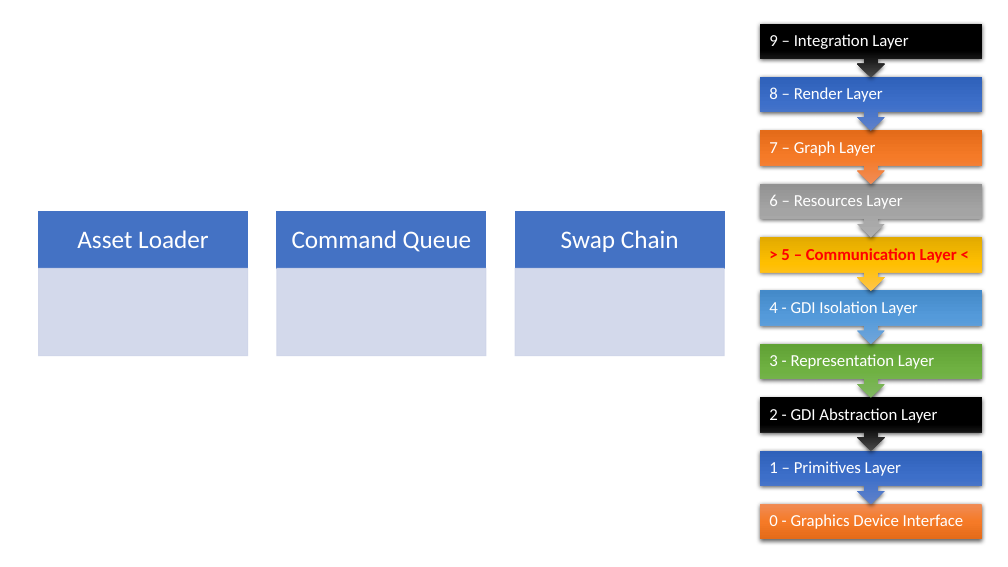
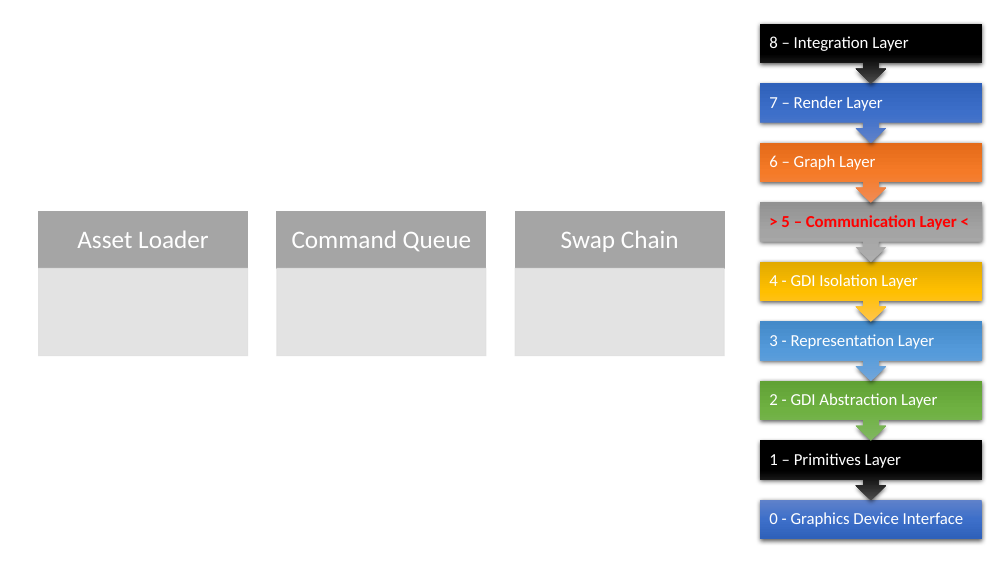
Before and after one commit to pawel-kaleta/FoolsEngine, a slide deck: slide 7 of Documentation/Rendering Architecture.pptx. Drawn at 1008x567 pixels with LibreOffice and Linux fonts; fonts in the diff are those of the drawing. Boxes give left, top, right and bottom in pixels: in the first picture for what was removed or moved away, otherwise in the second. Text is boxed around its words. In the diff, an @@ line names an element or a change of style, - is before the commit and + after.

```diff
--- a/Documentation/Rendering Architecture.pptx
+++ b/Documentation/Rendering Architecture.pptx
@@ up arrow callout: place and size @@
-up arrow callout at [760,23,982,77]
+up arrow callout at [760,23,982,83]
@@ text at [769,36,908,51]: text changed @@
-9 – Integration Layer
+8 – Integration Layer
@@ up arrow callout: place and size @@
-up arrow callout at [760,77,982,131]
+up arrow callout at [760,83,982,143]
@@ text at [769,96,882,111]: text changed @@
-8 – Render Layer
+7 – Render Layer
@@ up arrow callout: place and size @@
-up arrow callout at [760,130,982,184]
+up arrow callout at [760,143,982,203]
@@ text at [769,155,875,170]: text changed @@
-7 – Graph Layer
+6 – Graph Layer
@@ text "> 5 – Communication Layer ...": place and size @@
-text "> 5 – Communication Layer ..." at [781,248,957,263]
+text "> 5 – Communication Layer ..." at [781,215,957,230]
@@ up arrow callout: place and size @@
-up arrow callout at [760,184,982,237]
+up arrow callout at [760,202,982,262]
@@ text removed at [769,195,902,209] @@
-6 – Resources Layer
@@ fill #4472C4 to #A5A5A5; outline #4472C4 1 pt to #A5A5A5 1 pt in 3 elements at [277,212,486,269], [515,212,724,269], [39,212,248,269] @@
@@ fill #CFD5EA at 90% opacity to #E1E1E1 at 90% opacity; outline #CFD5EA 1 pt to #E1E1E1 1 pt in 3 elements at [277,268,486,355], [515,268,724,355], [39,268,248,355] @@
@@ text "4 - GDI Isolation Layer": place and size @@
-text "4 - GDI Isolation Layer" at [769,301,917,316]
+text "4 - GDI Isolation Layer" at [769,274,917,289]
@@ up arrow callout: place and size @@
-up arrow callout at [760,237,982,291]
+up arrow callout at [760,262,982,321]
@@ text "3 - Representation Layer": place and size @@
-text "3 - Representation Layer" at [769,354,934,369]
+text "3 - Representation Layer" at [769,334,934,349]
@@ up arrow callout: place and size @@
-up arrow callout at [760,290,982,344]
+up arrow callout at [760,321,982,381]
@@ text "2 - GDI Abstraction Layer": place and size @@
-text "2 - GDI Abstraction Layer" at [769,408,937,423]
+text "2 - GDI Abstraction Layer" at [769,393,937,408]
@@ up arrow callout: place and size @@
-up arrow callout at [760,344,982,398]
+up arrow callout at [760,381,982,441]
@@ text "1 – Primitives Layer": place and size @@
-text "1 – Primitives Layer" at [769,461,901,476]
+text "1 – Primitives Layer" at [769,453,901,468]
@@ up arrow callout: place and size @@
-up arrow callout at [760,397,982,451]
+up arrow callout at [760,440,982,500]
@@ up arrow callout removed at [760,451,982,504] @@
@@ rectangle: place and size @@
-rectangle at [760,504,982,539]
+rectangle at [760,500,982,539]
@@ rectangle at [760,500,982,539]: fill gradient #F18C57 to #F67B28 to #E56C19 to gradient #6183CB to #3E70CA to #3062BB @@
```
Also in this commit, not shown: 13 other slides changed, 1 slide removed, 49 other files.
